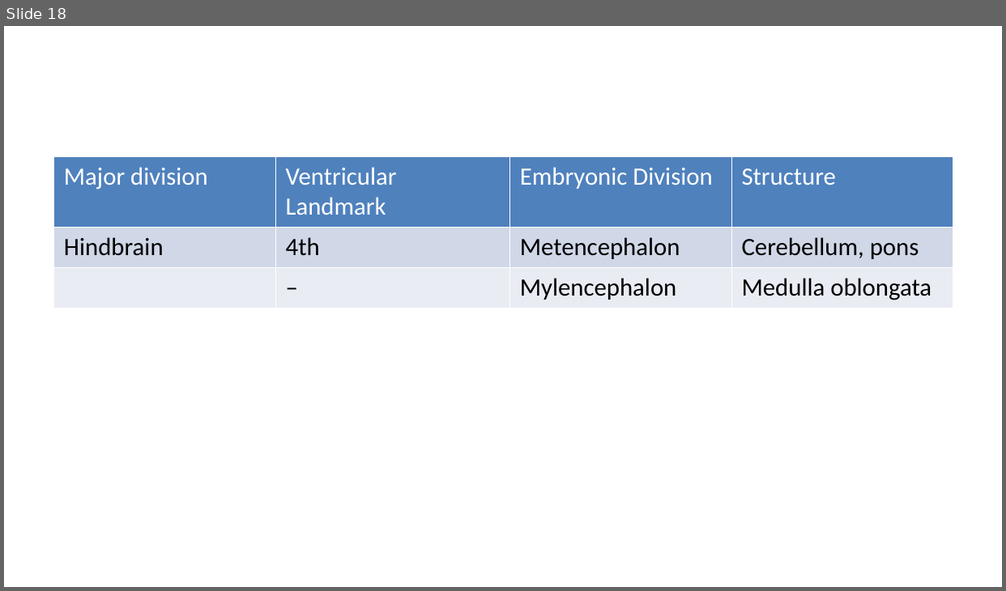
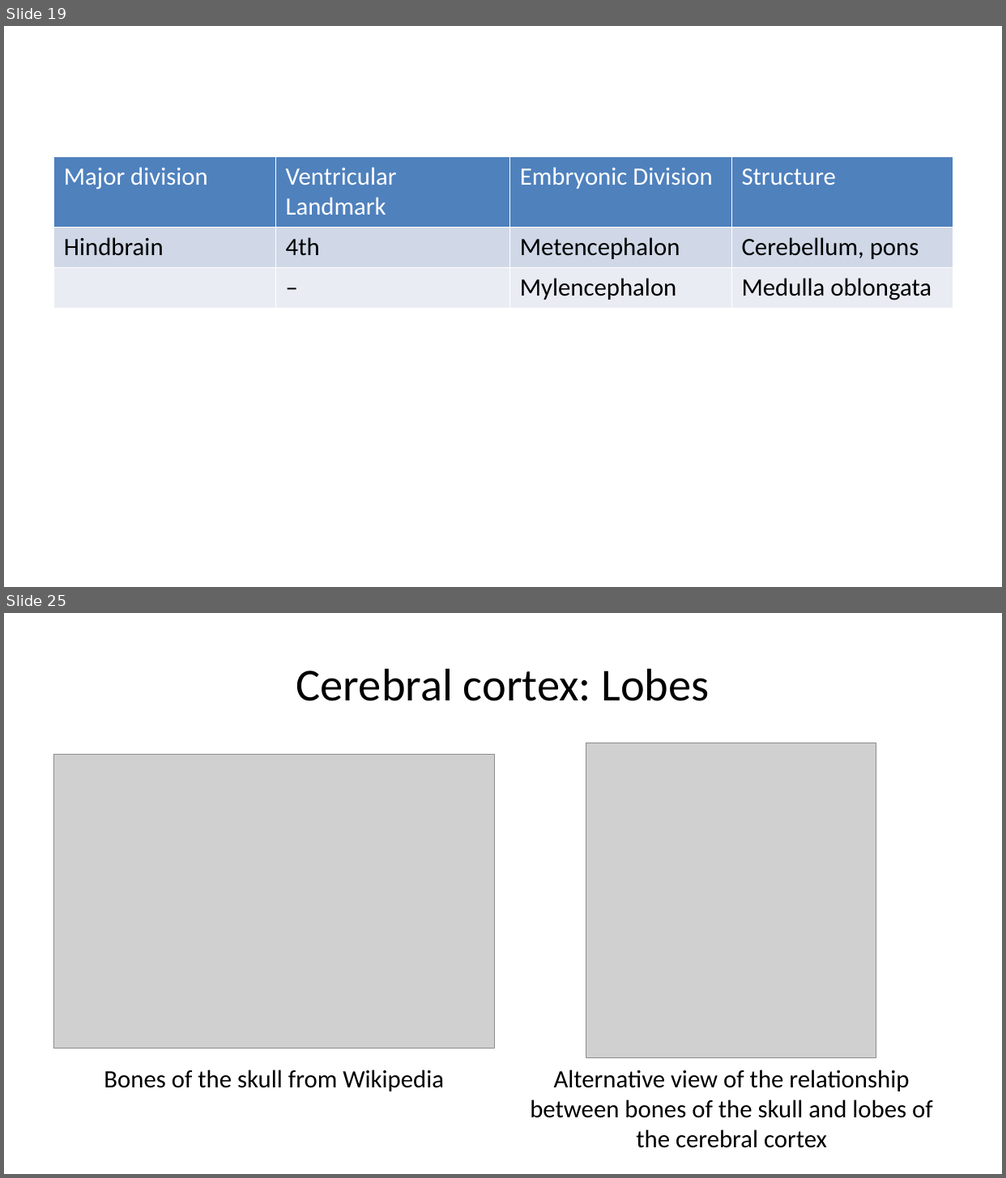
Before and after one commit to psu-psychology/psy-511-scan-fdns-2026-spring, a slide deck: docs/slides/wk-02-2026-01-22-anatomy.pptx. Shown one above the other, each under a label of ours: slide 18 before the commit, slides 19 and 25 after it; the slides between them are not shown. The pictures are 1006x591 and 1006x1178 pixels, drawn with LibreOffice and Linux fonts; fonts in the diff are those of the drawing; grey boxes stand for pictures. Boxes give left, top, right and bottom in pixels: in the first picture for what was removed or moved away, otherwise in the second. Text is boxed around its words. In the diff, an @@ line names an element or a change of style, - is before the commit and + after.

```diff
--- a/docs/slides/wk-02-2026-01-22-anatomy.pptx
+++ b/docs/slides/wk-02-2026-01-22-anatomy.pptx
@@ slide 25 added at bbox=[4, 613, 1002, 1174], background #FFFFFF @@
@@ title added at bbox=[296, 668, 710, 701], 33 pt, text #000000 @@
+Cerebral cortex: Lobes
@@ picture added at bbox=[54, 755, 495, 1048] @@
@@ picture added at bbox=[586, 743, 876, 1058] @@
@@ text added at bbox=[104, 1070, 444, 1092], 18 pt, text #000000 @@
+Bones of the skull from Wikipedia
@@ text added at bbox=[530, 1070, 933, 1148], 18 pt, text #000000 @@
+Alternative view of the relationship between bones of the skull and lobes of the cerebral cortex
@@ what was slide 18 is now slide 19 @@
```
Also in this commit, not shown: 13 slides changed, 39 other slides added, 9 slides removed, 58 other files.
